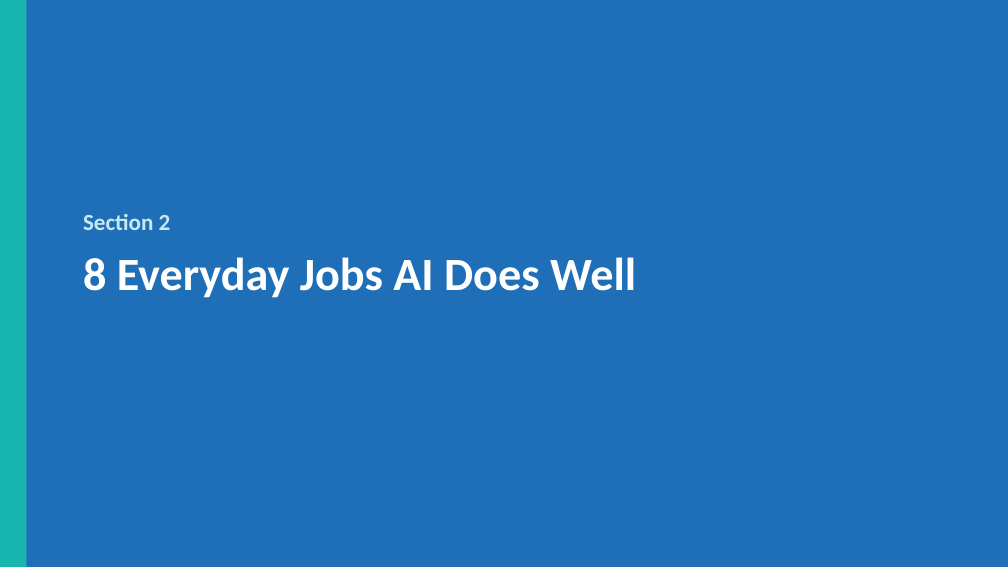
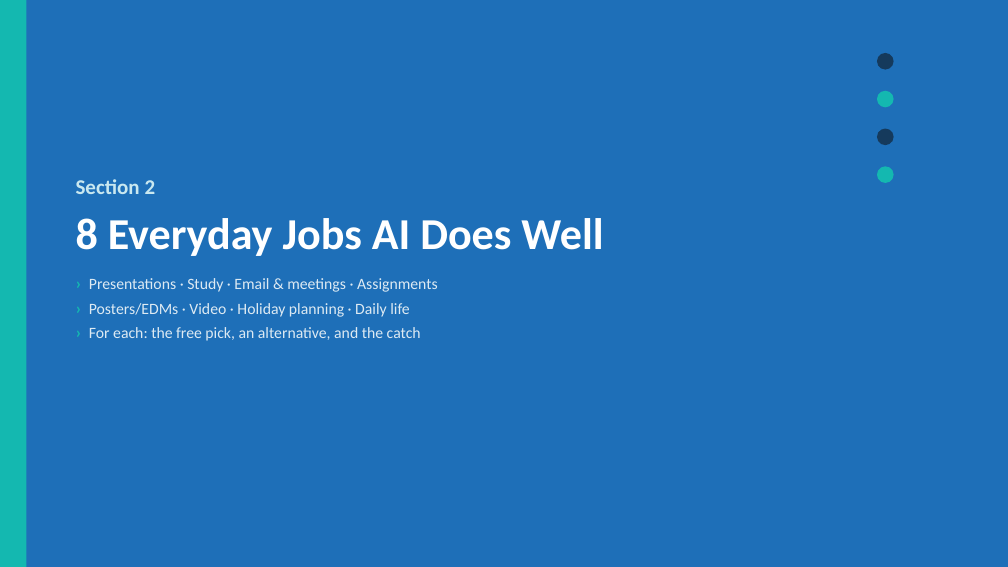
Before and after one commit to GilbertChan88/ToFix, a slide deck: slide 8 of AI-Presentation/Using-AI-in-Our-Lives.pptx. Drawn at 1008x567 pixels with LibreOffice and Linux fonts; fonts in the diff are those of the drawing. Boxes give left, top, right and bottom in pixels: in the first picture for what was removed or moved away, otherwise in the second. Text is boxed around its words. In the diff, an @@ line names an element or a change of style, - is before the commit and + after.

```diff
--- a/AI-Presentation/Using-AI-in-Our-Lives.pptx
+++ b/AI-Presentation/Using-AI-in-Our-Lives.pptx
@@ ellipse added at (x1=877, y1=53, x2=894, y2=70), fill #153A5C @@
@@ ellipse added at (x1=877, y1=91, x2=894, y2=107), fill #14B8B0 @@
@@ ellipse added at (x1=877, y1=129, x2=894, y2=145), fill #153A5C @@
@@ text at (x1=76, y1=179, x2=603, y2=256): size 22 to 20 pt in "Section 2"; size 44 to 42 pt in "8 Everyday Jobs AI Does Well"; more space between paragraphs @@
@@ text "Section 2" moved from (x1=83, y1=214, x2=636, y2=298) to (x1=76, y1=179, x2=603, y2=341) @@
@@ ellipse added at (x1=877, y1=166, x2=894, y2=183), fill #14B8B0 @@
@@ text at (x1=89, y1=278, x2=438, y2=341): paragraphs added @@
+› Presentations · Study · Email & meetings · Assignments
+› Posters/EDMs · Video · Holiday planning · Daily life
+› For each: the free pick, an alternative, and the catch
```
Also in this commit, not shown: 18 other slides changed, 9 slides added, 9 slides removed, 5 other files.
